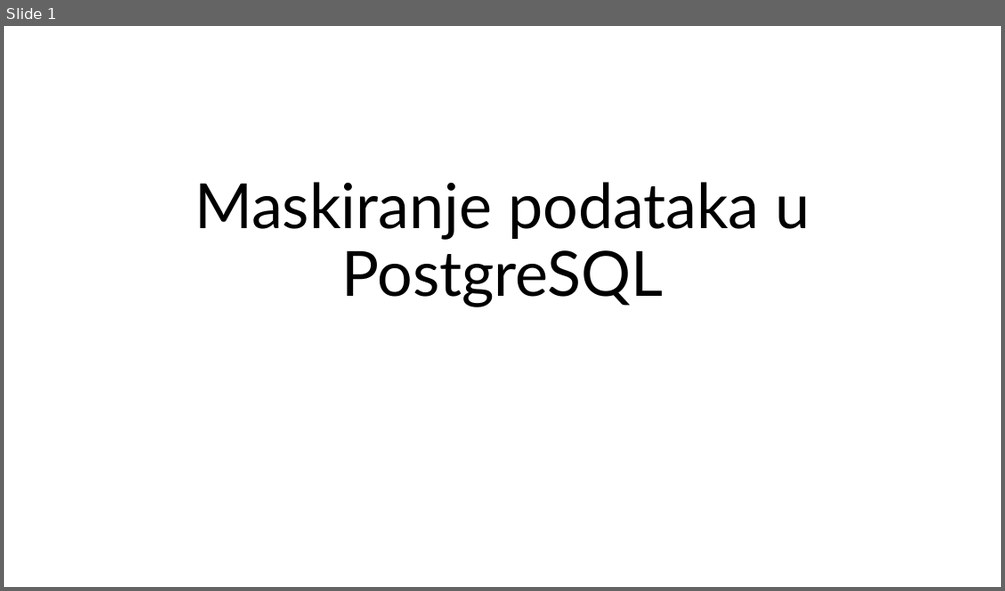
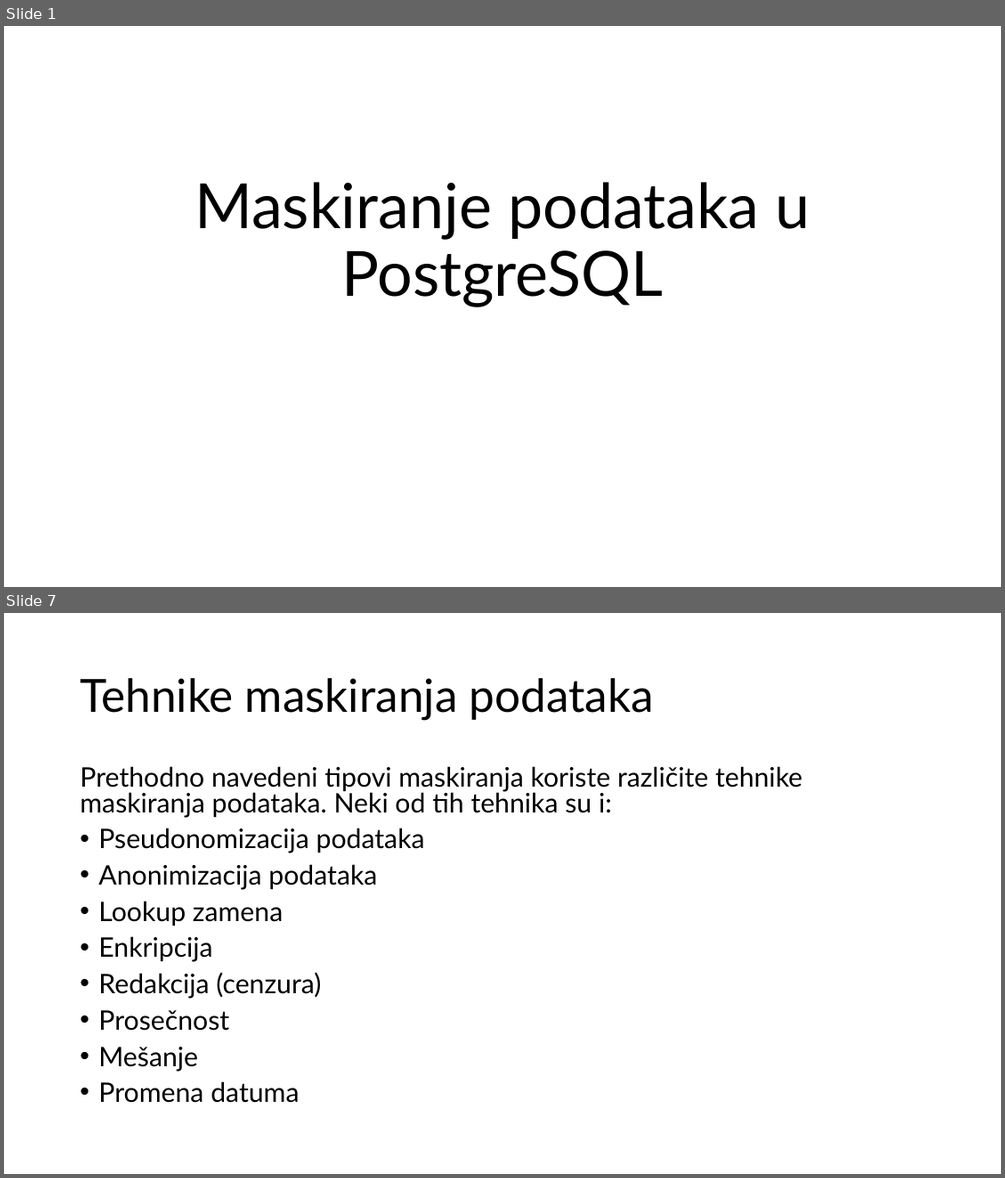
Before and after one commit to radisa-markovic/data-masking-postgres, a slide deck: Maskiranje podataka PostgreSQL.pptx. Shown one above the other, each under a label of ours: slide 1 before the commit, slides 1 and 7 after it; the slides between them are not shown. The pictures are 1005x591 and 1005x1178 pixels, drawn with LibreOffice and Linux fonts; fonts in the diff are those of the drawing. Boxes give left, top, right and bottom in pixels: in the first picture for what was removed or moved away, otherwise in the second. Text is boxed around its words. In the diff, an @@ line names an element or a change of style, - is before the commit and + after.

```diff
--- a/Maskiranje podataka PostgreSQL.pptx
+++ b/Maskiranje podataka PostgreSQL.pptx
@@ slide 7 added at (4, 613, 1001, 1174), background #FFFFFF @@
@@ title added at (80, 678, 654, 720), 44 pt, text #000000 @@
+Tehnike maskiranja podataka
@@ text added at (80, 766, 802, 1103), 25.9 pt, text #000000 @@
+Prethodno navedeni tipovi maskiranja koriste različite tehnike maskiranja podataka. Neki od tih tehnika su i:
+• Pseudonomizacija podataka
+• Anonimizacija podataka
+• Lookup zamena
+• Enkripcija
+• Redakcija (cenzura)
+• Prosečnost
+• Mešanje
+• Promena datuma
```
Also in this commit, not shown: 13 other slides added.
